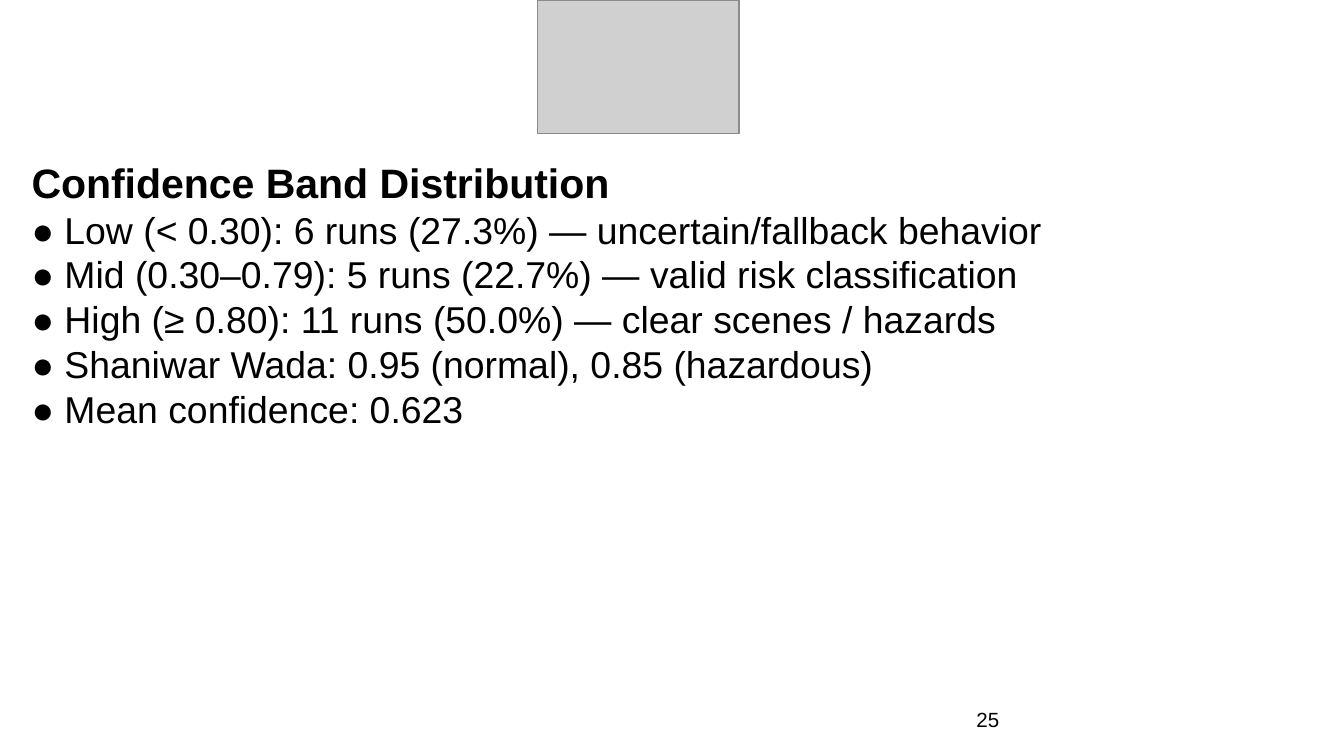
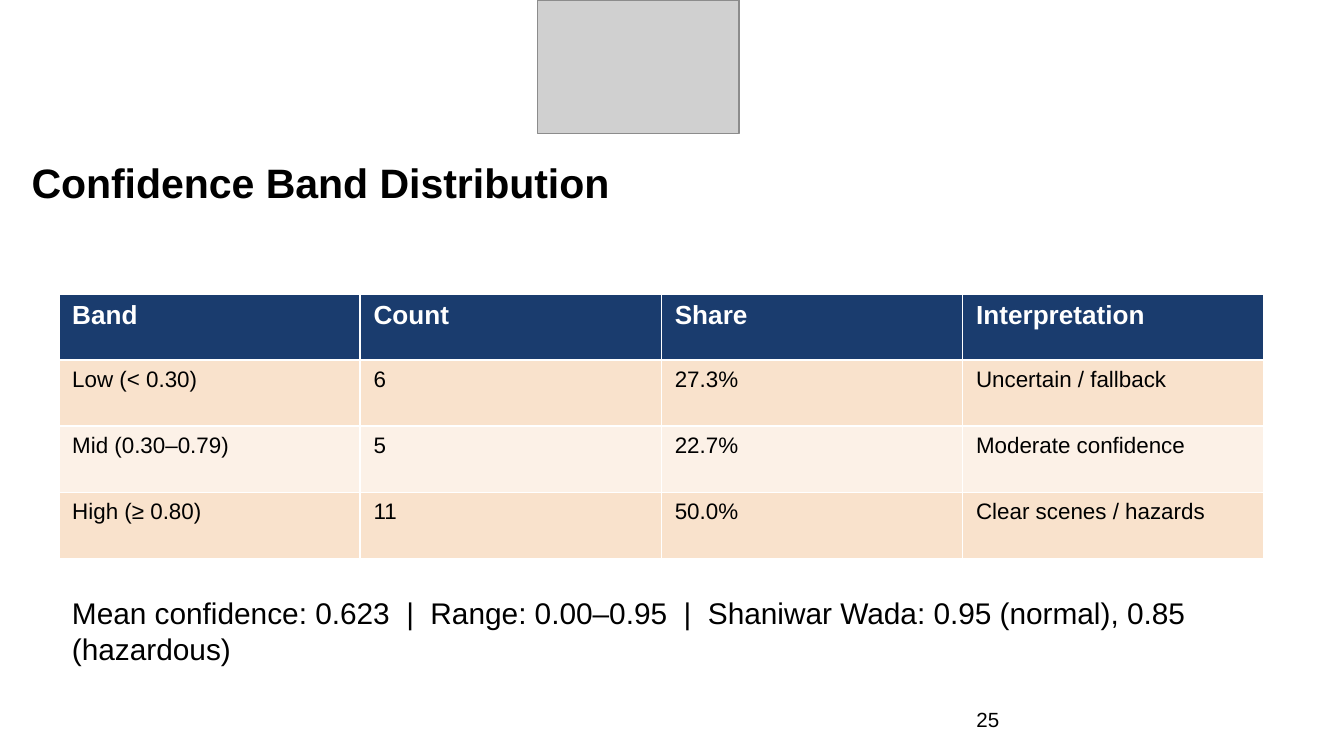
Before and after one commit to nibodhdaware/VisionGPT, a slide deck: slide 25 of paper/stage2_review3_updated.pptx. Drawn at 1344x756 pixels with LibreOffice and Linux fonts; fonts in the diff are those of the drawing; grey boxes stand for pictures. Boxes give left, top, right and bottom in pixels: in the first picture for what was removed or moved away, otherwise in the second. Text is boxed around its words. In the diff, an @@ line names an element or a change of style, - is before the commit and + after.

Commit message:
add proper PPTX tables for Risk-to-Action, Case Study, Hazard-Action, Confidence Bands, Quick Stats

```diff
--- a/paper/stage2_review3_updated.pptx
+++ b/paper/stage2_review3_updated.pptx
@@ text at [64, 217, 1041, 424]: paragraphs removed @@
-● Low (< 0.30): 6 runs (27.3%) — uncertain/fallback behavior
-● Mid (0.30–0.79): 5 runs (22.7%) — valid risk classification
-● High (≥ 0.80): 11 runs (50.0%) — clear scenes / hazards
-● Shaniwar Wada: 0.95 (normal), 0.85 (hazardous)
-● Mean confidence: 0.623
@@ table added at [59, 294, 1263, 559], 4 rows, 4 columns @@
+Band | Count | Share | Interpretation
+Low (< 0.30) | 6 | 27.3% | Uncertain / fallback
+Mid (0.30–0.79) | 5 | 22.7% | Moderate confidence
+High (≥ 0.80) | 11 | 50.0% | Clear scenes / hazards
@@ text added at [72, 602, 1185, 665], 16 pt, text #000000 @@
+Mean confidence: 0.623 | Range: 0.00–0.95 | Shaniwar Wada: 0.95 (normal), 0.85 (hazardous)
```
Also in this commit, not shown: 4 other slides changed.
